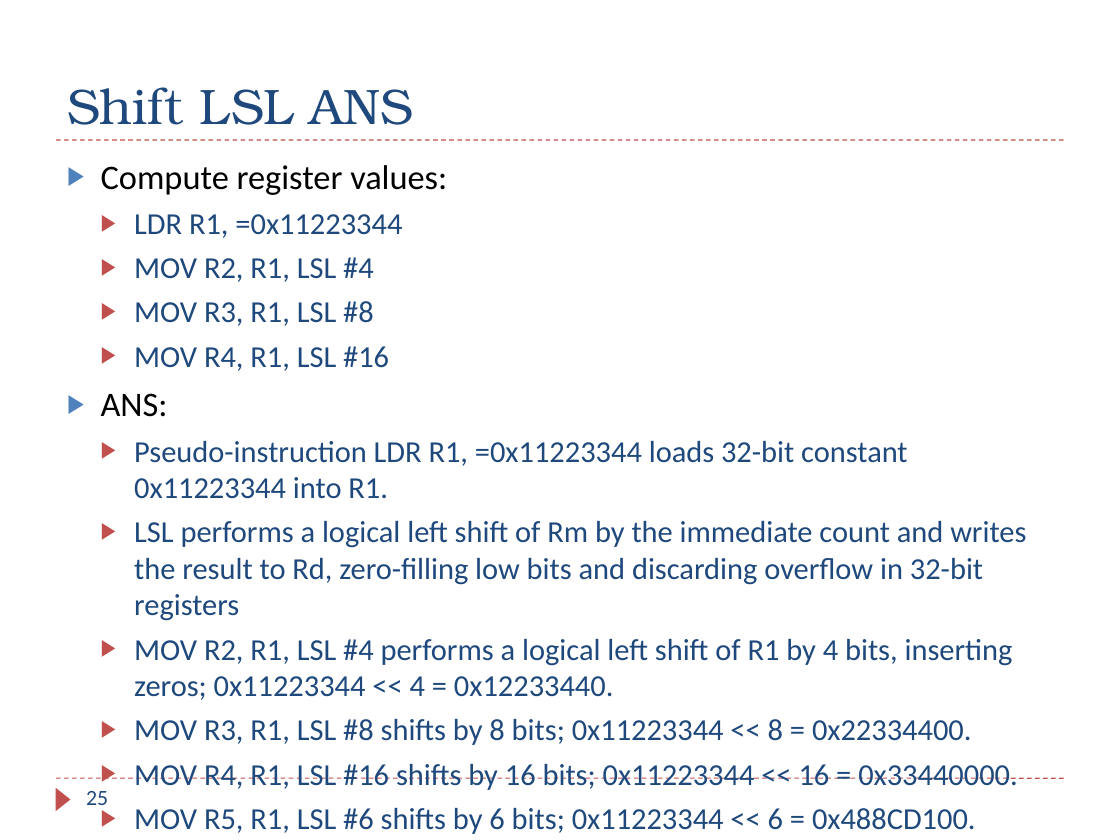
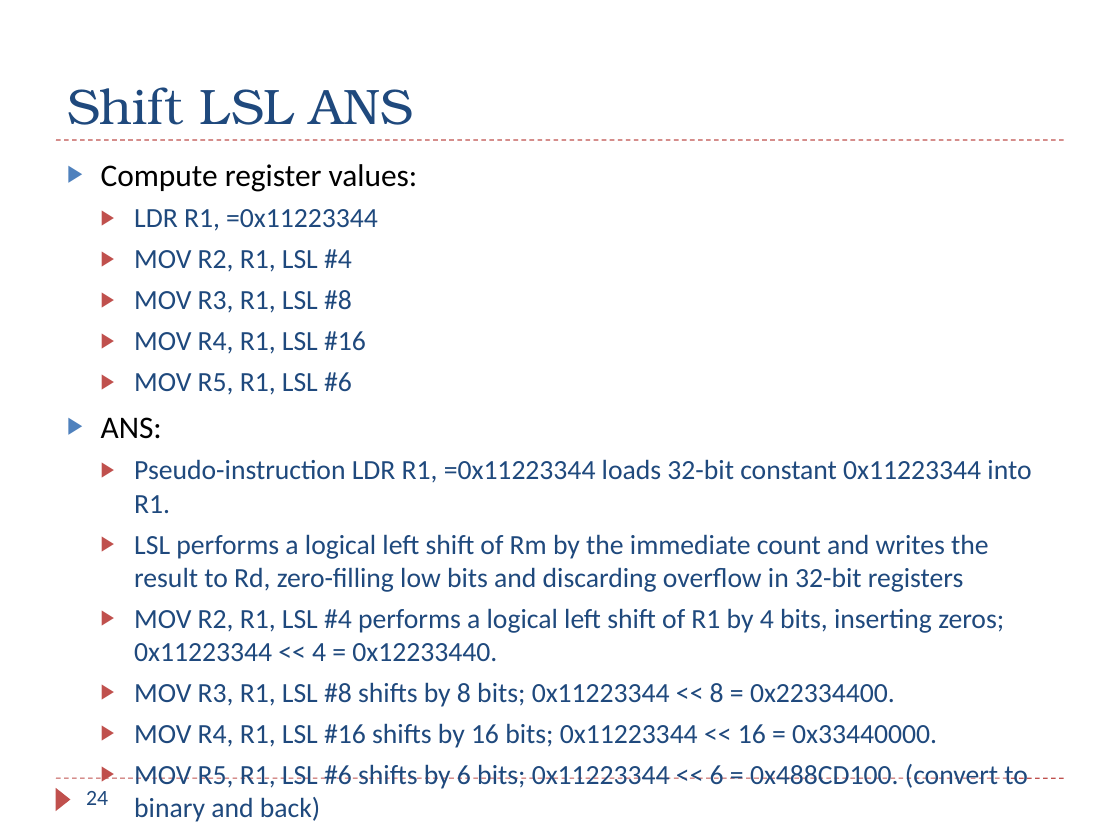
Before and after one commit to guhofstra/CSC111Fa25, a slide deck: slide 24 of PPTs/Ch4_ARM_Arithmetic_Logic_Exercises_ANS.pptx (slide 25 before the commit). Drawn at 1120x840 pixels with LibreOffice and Linux fonts; fonts in the diff are those of the drawing. Boxes give left, top, right and bottom in pixels: in the first picture for what was removed or moved away, otherwise in the second. Text is boxed around its words. In the diff, an @@ line names an element or a change of style, - is before the commit and + after.

```diff
--- a/PPTs/Ch4_ARM_Arithmetic_Logic_Exercises_ANS.pptx
+++ b/PPTs/Ch4_ARM_Arithmetic_Logic_Exercises_ANS.pptx
@@ text at (101, 164, 1031, 822): size 22.1 to 20.1 pt in "Compute register values:", "ANS:"; size 19.6 to 17.8 pt @@
@@ text at (134, 372, 352, 395): paragraph added @@
+  ▶ MOV R5, R1, LSL #6
@@ page number at (86, 791, 108, 805): text changed @@
-25
+24
```
Also in this commit, not shown: 2 other slides changed, 2 slides removed, 6 other files.
